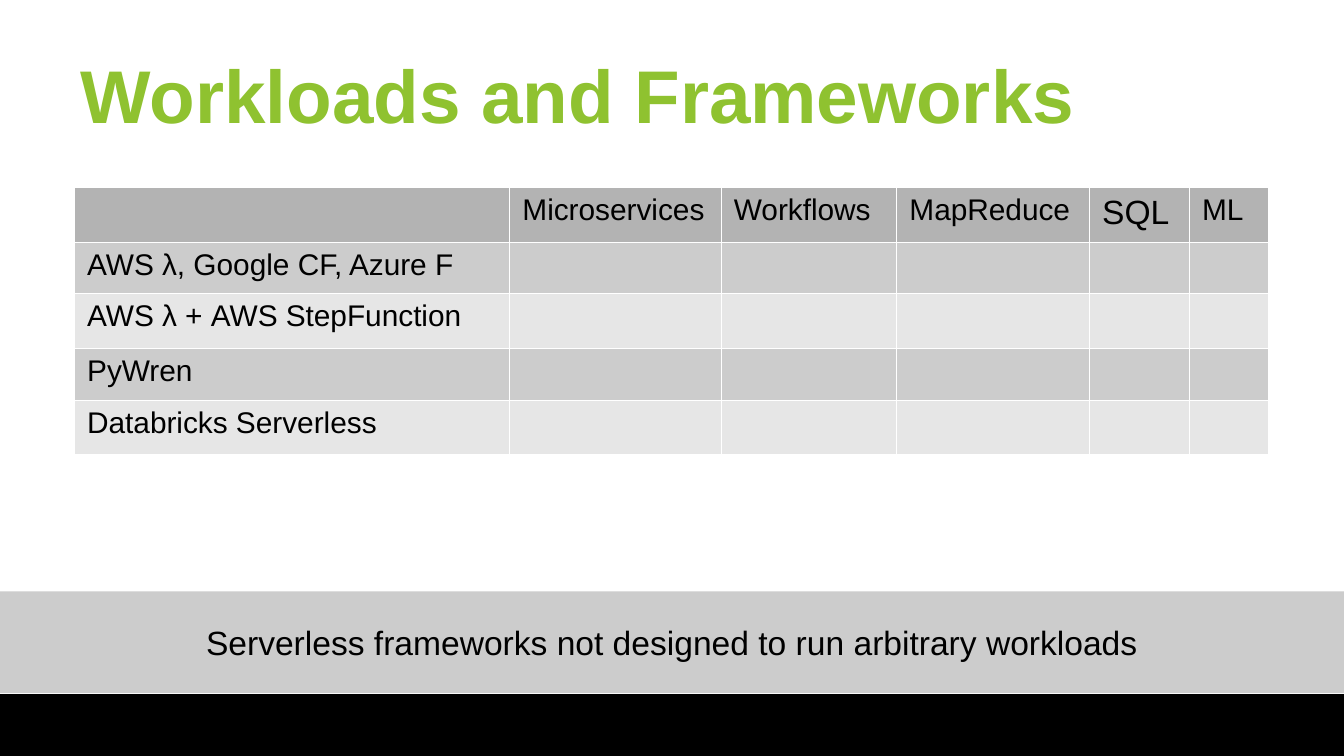
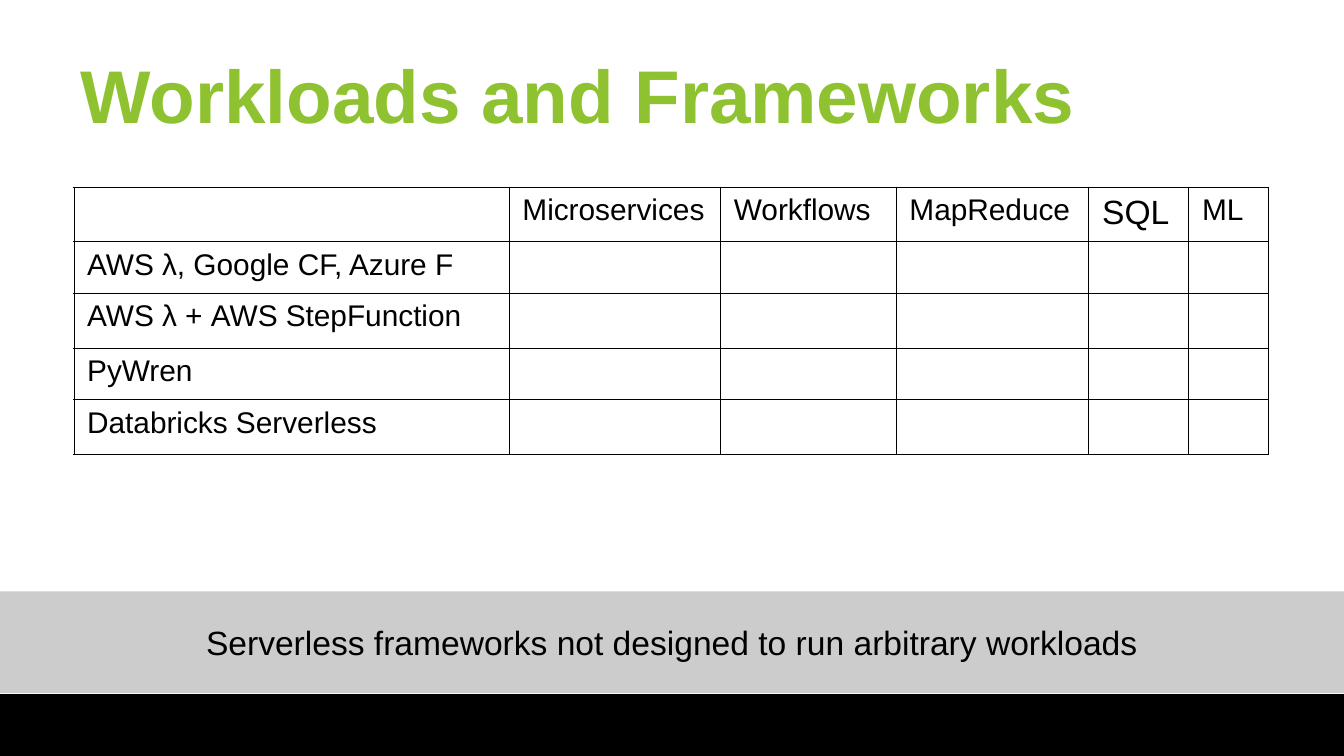
Before and after one commit to huangyibo/spark-summit-18, a slide deck: slide 22 of slides/spark-summit-18.odp (slide 12 before the commit). Drawn at 1344x756 pixels with LibreOffice and Linux fonts; fonts in the diff are those of the drawing; background and template pictures are left out. Boxes give left, top, right and bottom in pixels: in the first picture for what was removed or moved away, otherwise in the second. Text is boxed around its words. In the diff, an @@ line names an element or a change of style, - is before the commit and + after.

```diff
--- a/slides/spark-summit-18.odp
+++ b/slides/spark-summit-18.odp
@@ table at <box>74,187,1267,454</box> @@
@@ fill #B3B3B3 to none in 5 cells @@
@@ fill #CCCCCC to none in 2 cells @@
@@ fill #E6E6E6 to none in 2 cells @@
@@ borders changed @@
```
Also in this commit, not shown: 2 other slides changed, 3 slides added, 2 slides removed.
